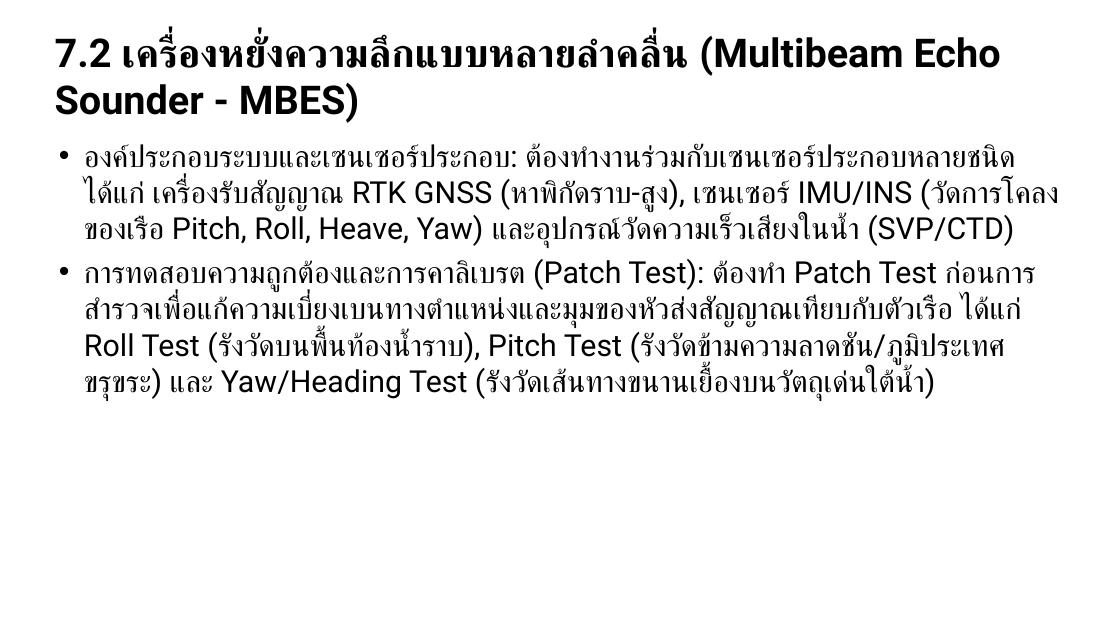
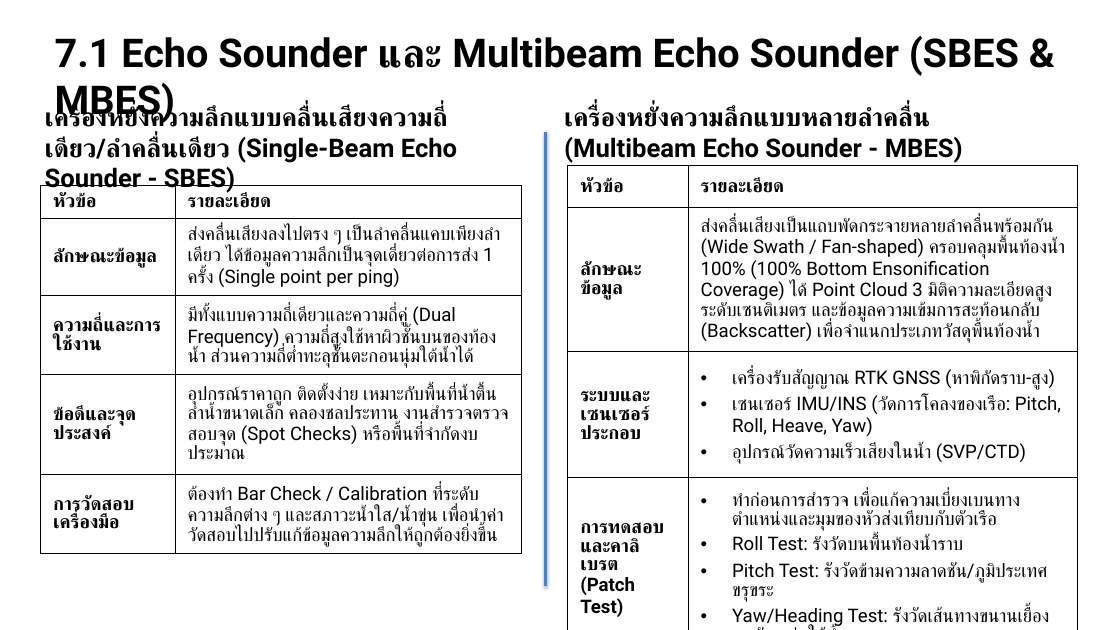
Before and after one commit to soravisAmn/Presentation, a slide deck: slide 45 of Surveying Technologies/draft#3/draft3.pptx (slide 36 before the commit). Drawn at 1120x630 pixels with LibreOffice and Linux fonts; fonts in the diff are those of the drawing. Boxes give left, top, right and bottom in pixels: in the first picture for what was removed or moved away, otherwise in the second. Text is boxed around its words. In the diff, an @@ line names an element or a change of style, - is before the commit and + after.

```diff
--- a/Surveying Technologies/draft#3/draft3.pptx
+++ b/Surveying Technologies/draft#3/draft3.pptx
@@ text added at [55, 36, 1019, 76], 34 pt, text #000000, bold @@
+7.1 Echo Sounder และ Multibeam Echo Sounder (SBES & MBES)
@@ text added at [45, 106, 457, 194], 22 pt, text #000000, bold @@
+เครื่องหยั่งความลึกแบบคลื่นเสียงความถี่เดียว/ลำคลื่นเดียว (Single-Beam Echo Sounder - SBES)
@@ text at [564, 106, 963, 163]: text changed; size 34 to 22 pt @@
-7.2 เครื่องหยั่งความลึกแบบหลายลำคลื่น (Multibeam Echo Sounder - MBES)
+เครื่องหยั่งความลึกแบบหลายลำคลื่น (Multibeam Echo Sounder - MBES)
@@ text removed at [84, 143, 1059, 400] @@
-• องค์ประกอบระบบและเซนเซอร์ประกอบ: ต้องทำงานร่วมกับเซนเซอร์ประกอบหลายชนิด ได้แก่ เครื่องรับสัญญาณ RTK GNSS (หาพิกัดราบ-สูง), เซนเซอร์ IMU/INS (วัดการโคลงของเรือ Pitch, Roll, Heave, Yaw) และอุปกรณ์วัดความเร็วเสียงในน้ำ (SVP/CTD)
-• การทดสอบความถูกต้องและการคาลิเบรต (Patch Test): ต้องทำ Patch Test ก่อนการสำรวจเพื่อแก้ความเบี่ยงเบนทางตำแหน่งและมุมของหัวส่งสัญญาณเทียบกับตัวเรือ ได้แก่ Roll Test (รังวัดบนพื้นท้องน้ำราบ), Pitch Test (รังวัดข้ามความลาดชัน/ภูมิประเทศขรุขระ) และ Yaw/Heading Test (รังวัดเส้นทางขนานเยื้องบนวัตถุเด่นใต้น้ำ)
@@ line added from (545, 132) to (545, 586), #4F81BD 2 pt @@
@@ table added at [568, 166, 1078, 630], 4 rows, 2 columns @@
+หัวข้อ | รายละเอียด
+ลักษณะข้อมูล | ส่งคลื่นเสียงเป็นแถบพัดกระจายหลายลำคลื่นพร้อมกัน (Wide Swath / Fan-shaped) ครอบคลุมพื้นท้องน้ำ 100% (100% Bottom Ensonification Coverage) ได้ Point Cloud 3 มิติความละเอียดสูงระดับเซนติเมตร และข้อมูลความเข้มการสะท้อนกลับ (Backscatter) เพื่อจำแนกประเภทวัสดุพื้นท้องน้ำ
+ระบบและเซนเซอร์ประกอบ | เครื่องรับสัญญาณ RTK GNSS (หาพิกัดราบ-สูง) / เซนเซอร์ IMU/INS (วัดการโคลงของเรือ: Pitch, Roll, Heave, Yaw) / อุปกรณ์วัดความเร็วเสียงในน้ำ (SVP/CTD)
+การทดสอบและคาลิเบรต (Patch Test) | ทำก่อนการสำรวจ เพื่อแก้ความเบี่ยงเบนทางตำแหน่งและมุมของหัวส่งเทียบกับตัวเรือ / Roll Test: รังวัดบนพื้นท้องน้ำราบ / Pitch Test: รังวัดข้ามความลาดชัน/ภูมิประเทศขรุขระ / Yaw/Heading Test: รังวัดเส้นทางขนานเยื้องบนวัตถุเด่นใต้น้ำ
@@ table added at [40, 186, 522, 551], 5 rows, 2 columns @@
+หัวข้อ | รายละเอียด
+ลักษณะข้อมูล | ส่งคลื่นเสียงลงไปตรง ๆ เป็นลำคลื่นแคบเพียงลำเดียว ได้ข้อมูลความลึกเป็นจุดเดี่ยวต่อการส่ง 1 ครั้ง (Single point per ping)
+ความถี่และการใช้งาน | มีทั้งแบบความถี่เดียวและความถี่คู่ (Dual Frequency) ความถี่สูงใช้หาผิวชั้นบนของท้องน้ำ ส่วนความถี่ต่ำทะลุชั้นตะกอนนุ่มใต้น้ำได้
+ข้อดีและจุดประสงค์ | อุปกรณ์ราคาถูก ติดตั้งง่าย เหมาะกับพื้นที่น้ำตื้น ลำน้ำขนาดเล็ก คลองชลประทาน งานสำรวจตรวจสอบจุด (Spot Checks) หรือพื้นที่จำกัดงบประมาณ
+การวัดสอบเครื่องมือ | ต้องทำ Bar Check / Calibration ที่ระดับความลึกต่าง ๆ และสภาวะน้ำใส/น้ำขุ่น เพื่อนำค่าวัดสอบไปปรับแก้ข้อมูลความลึกให้ถูกต้องยิ่งขึ้น
```
Also in this commit, not shown: 49 other slides changed, 14 slides added, 23 slides removed, 16 other files.
